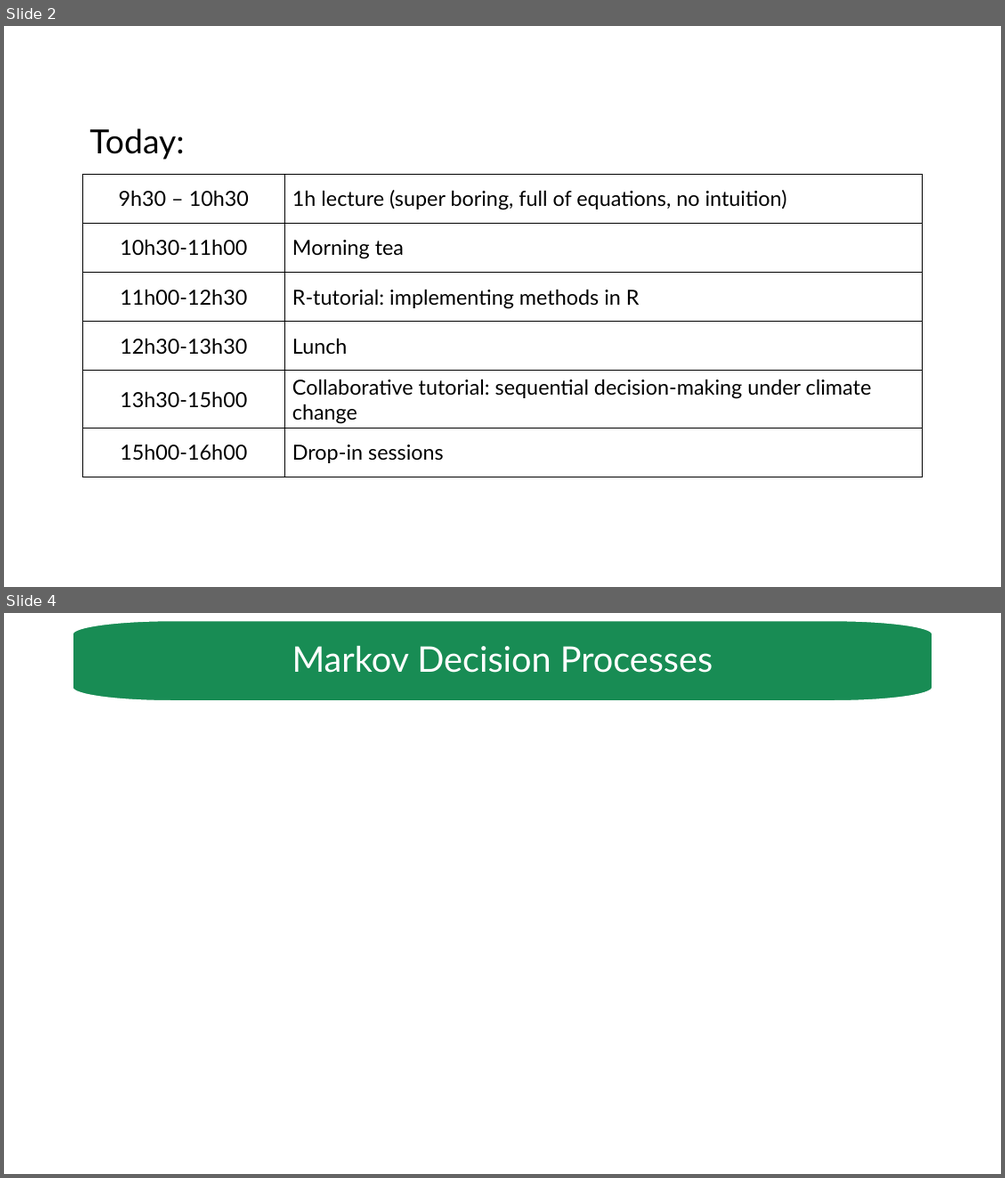
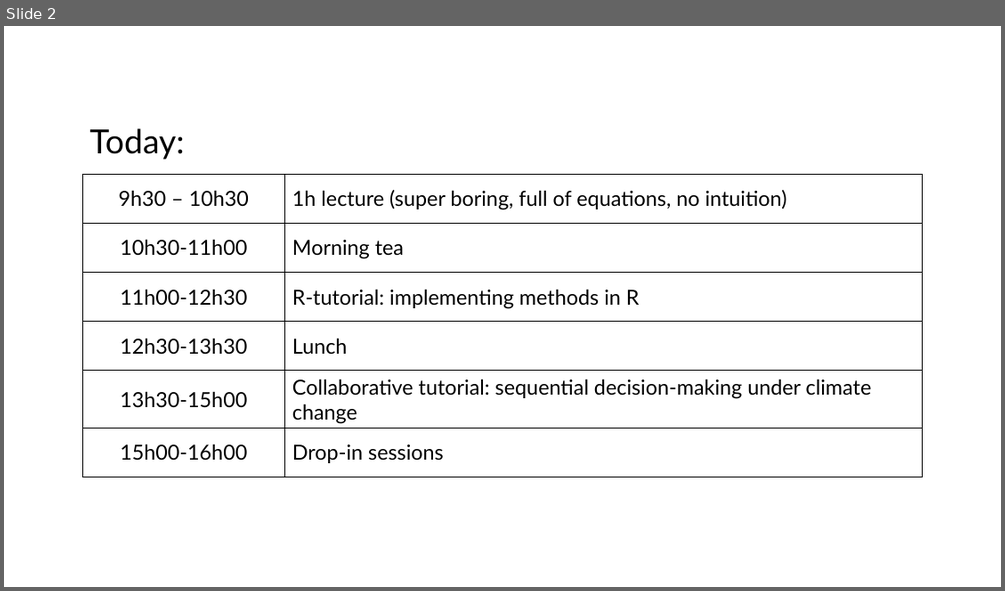
Before and after one commit to luzvpascal/MDPworkshop, a slide deck: slides/workshop-1.pptx. Shown one above the other, each under a label of ours: slides 2 and 4 before the commit, slide 2 after it; the slides between them are not shown. The pictures are 1005x1178 and 1005x591 pixels, drawn with LibreOffice and Linux fonts; fonts in the diff are those of the drawing. Boxes give left, top, right and bottom in pixels: in the first picture for what was removed or moved away, otherwise in the second. Text is boxed around its words. In the diff, an @@ line names an element or a change of style, - is before the commit and + after.

```diff
--- a/slides/workshop-1.pptx
+++ b/slides/workshop-1.pptx
@@ slide 4 removed at <box>4,613,1001,1174</box>, background #FFFFFF @@
@@ freeform shape removed at <box>73,620,933,701</box> @@
-Markov Decision Processes
```
Also in this commit, not shown: 1 slide changed, 10 slides added, 1 other slide removed, 2 other files.
